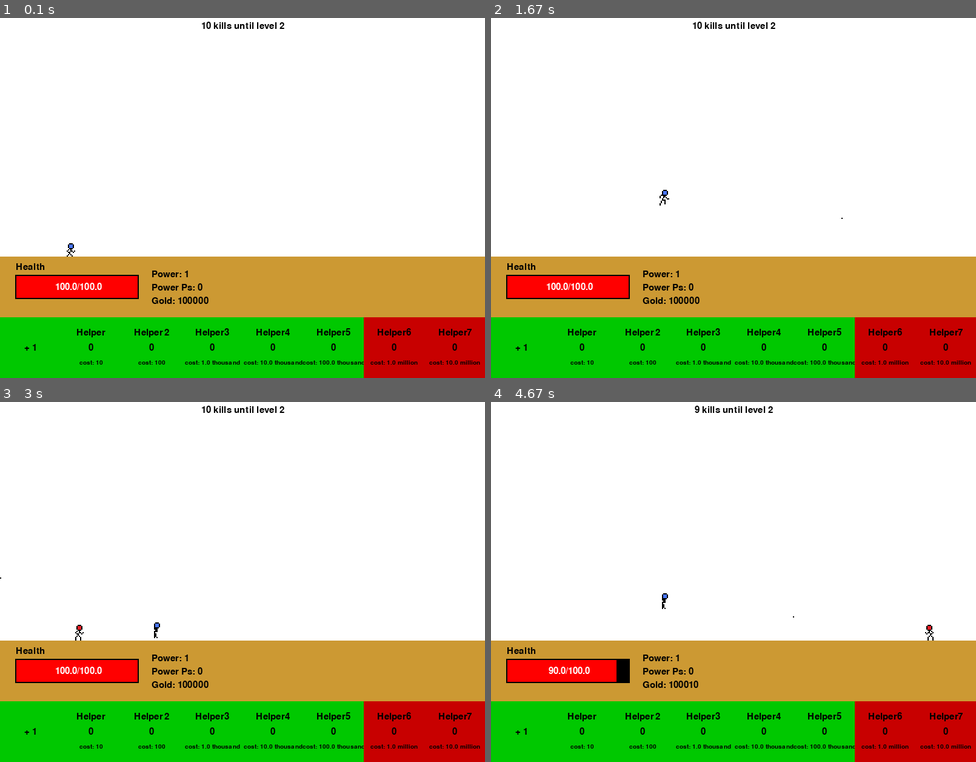
Above: before the commit, frames 1-4 (two rows, left to right).
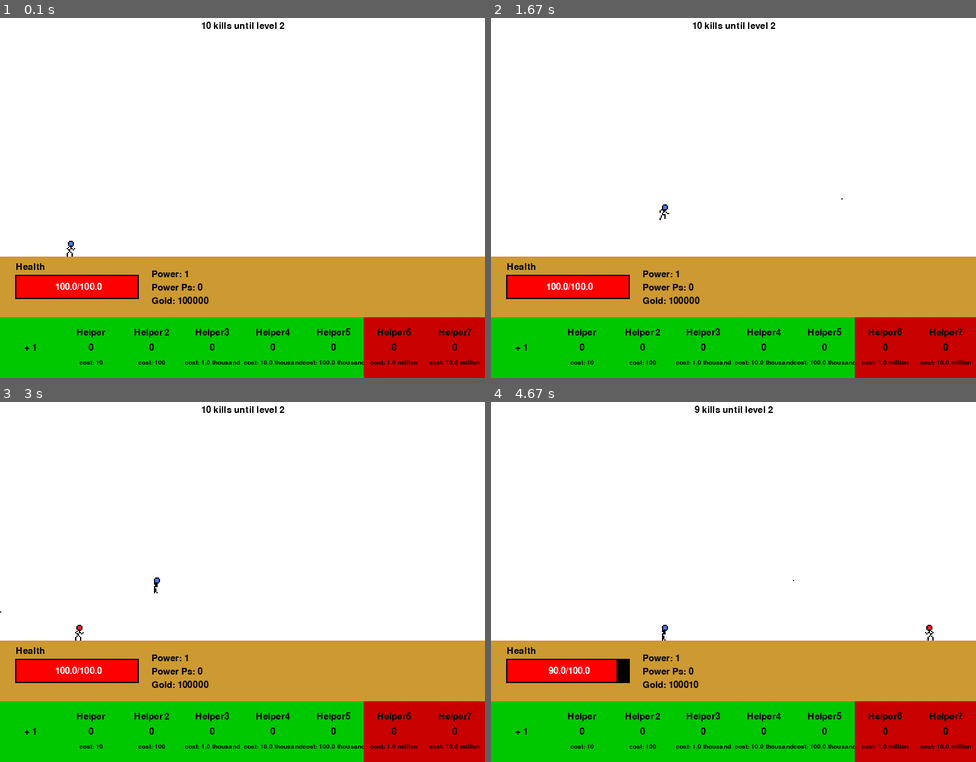
Above: after the commit, the same moments.

Repository: FlipsyDMgclDlfn/PygameGame
Game: pygame game, started from ClickerJumper/main.py
The game is run twice, just before and just after one commit, with the same random seed, the same clock (stepped at 60 frames per second) and the same inputs.
Inputs:
- Up to frame 1 (0.1 s): no input
- Up to frame 2 (1.67 s): hold Space 0.33-0.8 s; hold D 0.33-0.8 s; hold D 0.83-1.3 s; tap Space at 0.9, 1.2, 1.4 s; tap Shift at 0.98 s; hold D from 1.33 s (still down)
- Up to frame 3 (3 s): tap Space at 1.7, 1.9, 2.2, 2.47, 2.77, 2.9 s; release D at 1.8 s; hold A 1.83-2.37 s; hold A 2.4-2.8 s; tap Shift at 2.55 s; hold D from 2.83 s (still down)
- Up to frame 4 (4.67 s): tap Space at 3.2, 3.57, 3.87, 4.07, 4.37, 4.57 s; release D at 3.47 s; hold A 3.5-3.97 s; hold D 4-4.47 s; tap Shift at 4.15 s; hold D from 4.5 s (still down)

The runs differ from the first frame. In frame 1, less than 0.1% of the frame differs, in the area x 13-16%, y 61-66%; in frame 2, less than 0.1%, in the area x 34-73%, y 47-57%; in frame 3, less than 0.1%; in frame 4, less than 0.1%.

Commit message:
jump mechanic changes

Diff:
--- a/ClickerJumper/main.py
+++ b/ClickerJumper/main.py
@@ -102,10 +102,8 @@
 
                     if event.key == player.jump:
                         if not player.inAir:
-                            player.maxH = 100
+                            player.dy = 5
                             player.inAir = True
-                            player.playerH = 0
-                            player.rise = True
 
                     if event.key == player.left:
                         player.face = "Left"
@@ -185,18 +183,14 @@
                 player.playerS = playerImgWL6
 
             ##Jump Cycle
-            if player.playerH < player.maxH and player.rise == True:
-                player.playerY -= 4
-                player.playerH += 4
-            elif player.playerH == player.maxH:
-                player.rise = False
-                player.playerY += 4
-                player.playerH -= 4
-            elif player.playerH > 0:
-                player.playerY += 4
-                player.playerH -= 4
-            else:
+            player.playerY -= player.dy
+            if player.playerY < 368:
+                player.dy -= 10/60
+            if player.playerY > 368:
+                player.playerY = 368
+            if player.playerY == 368:
                 player.inAir = False
+                player.dy = 0
 
             player.draw()
 
@@ -380,10 +374,8 @@
         self.height = 32
         self.playerS = playerImgR
         self.dx = 0
+        self.dy = 0
         self.inAir = False
-        self.rise = False
-        self.playerH = 0
-        self.maxH = 0
         self.maxHealth = 100
         self.health = self.maxHealth
         self.walking = False
